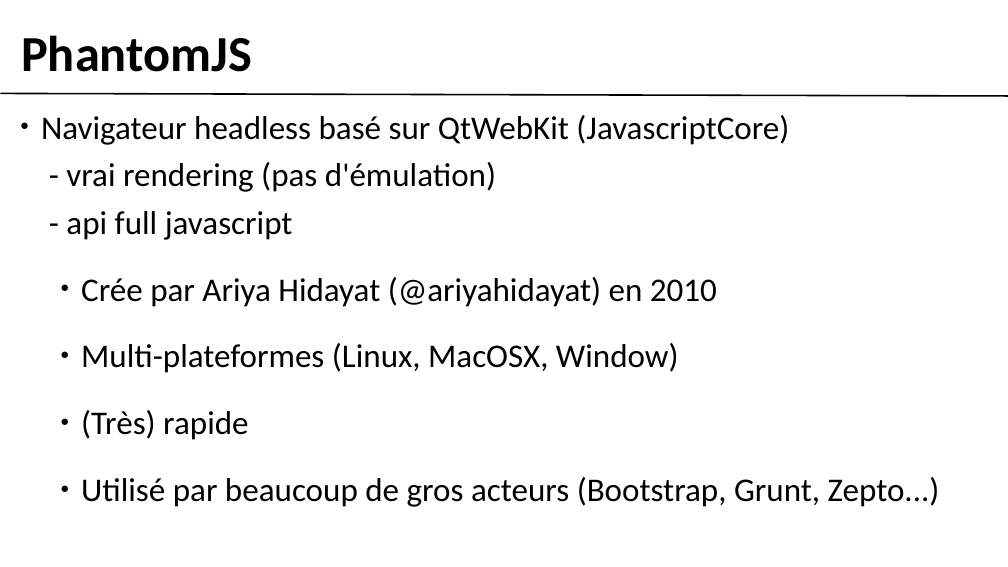
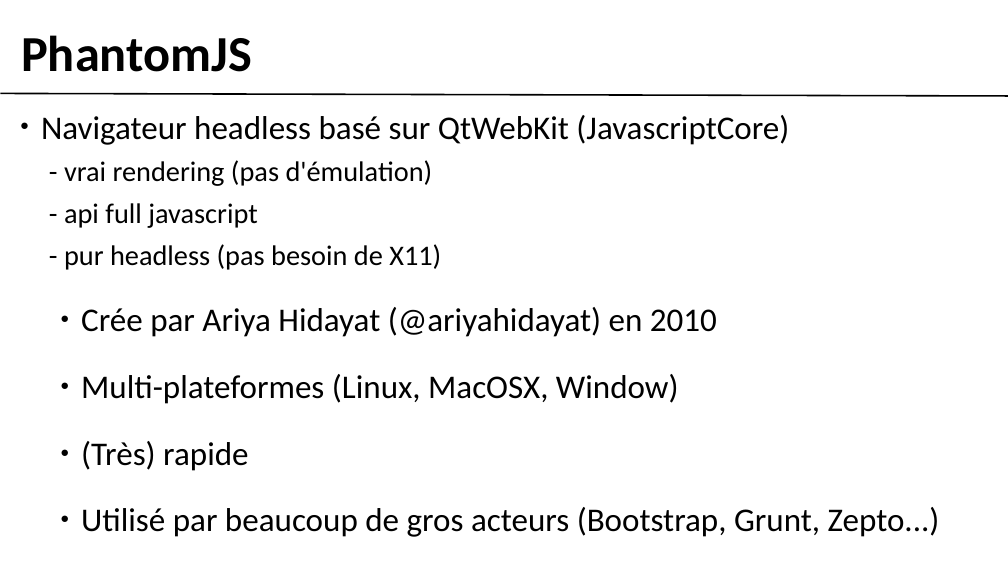
Before and after one commit to gobengo/devoxx-panorama-js-testing, a slide deck: slide 2 of doc/phantom_part.ppt. Drawn at 1008x567 pixels with LibreOffice and Linux fonts; fonts in the diff are those of the drawing; background and template pictures are left out. Boxes give left, top, right and bottom in pixels: in the first picture for what was removed or moved away, otherwise in the second. Text is boxed around its words. In the diff, an @@ line names an element or a change of style, - is before the commit and + after.

```diff
--- a/doc/phantom_part.ppt
+++ b/doc/phantom_part.ppt
@@ text at (41, 115, 940, 537): size 42 to 36 pt in "- vrai rendering (pas d'émulation)", "- api full javascript"; indent changed @@
@@ text at (64, 244, 441, 270): paragraph added @@
+  - pur headless (pas besoin de X11)
```
Also in this commit, not shown: 5 other slides changed, 3 slides added, 3 slides removed, 8 other files.
